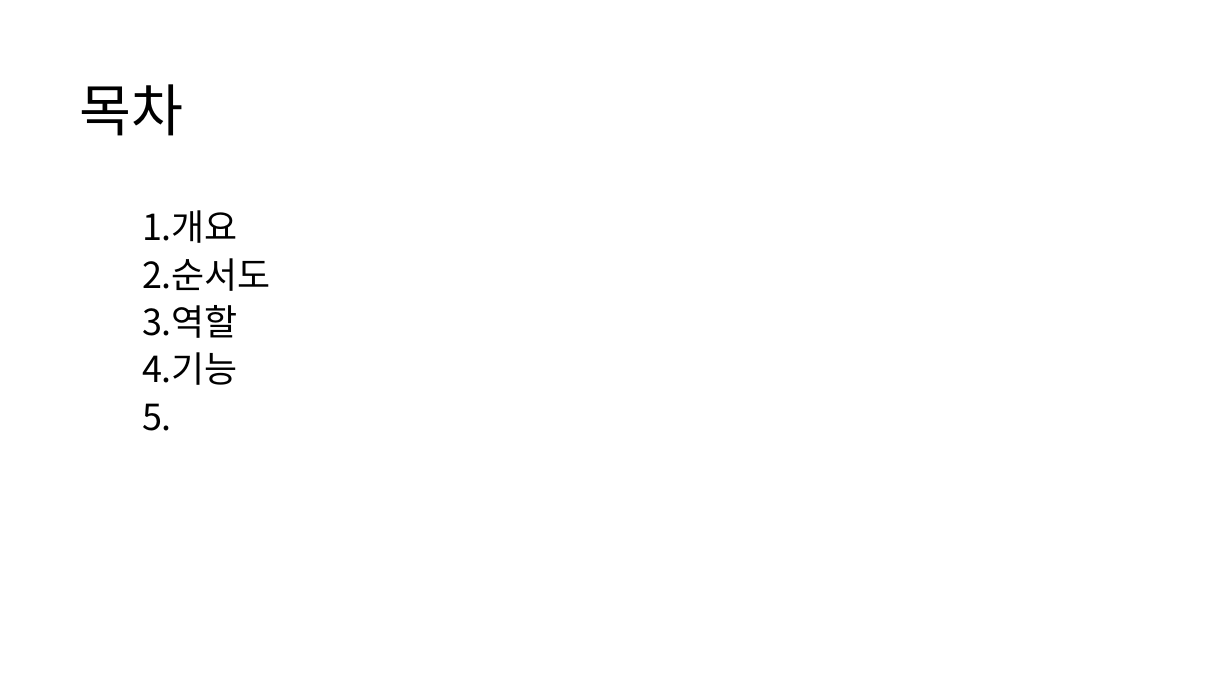
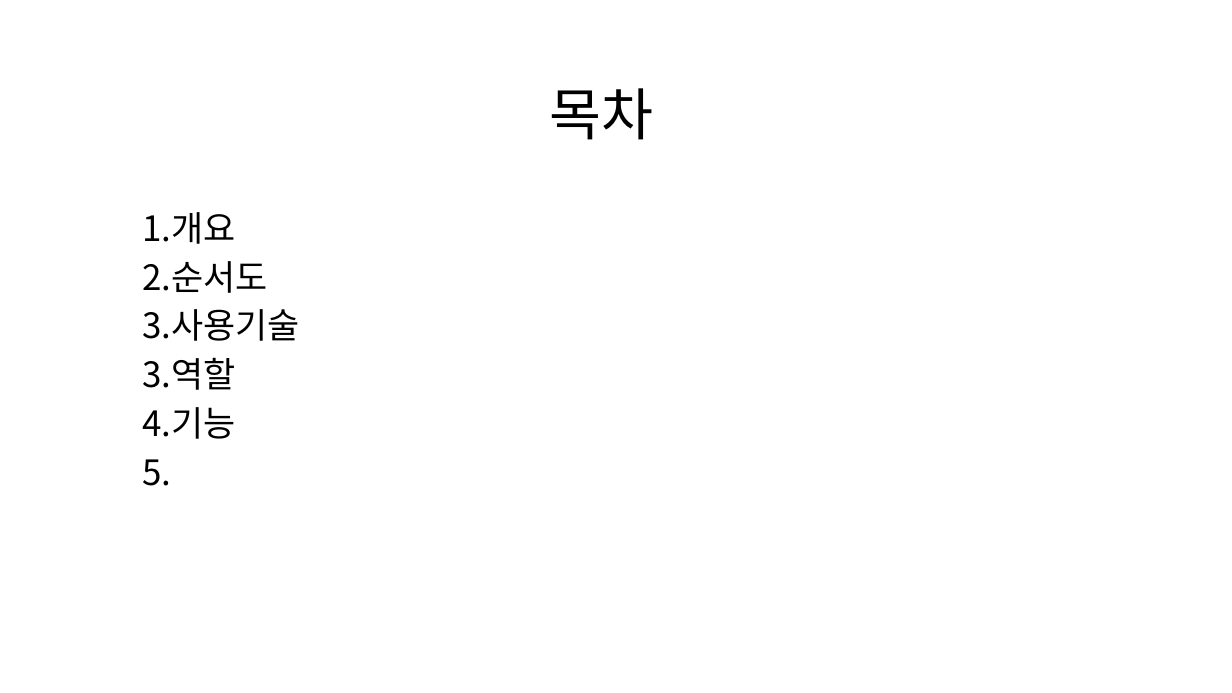
Before and after one commit to ian1321/SwingProject, a slide deck: slide 2 of 배달 주문 시스템.pptx. Drawn at 1232x693 pixels with LibreOffice and Linux fonts; fonts in the diff are those of the drawing. Boxes give left, top, right and bottom in pixels: in the first picture for what was removed or moved away, otherwise in the second. Text is boxed around its words. In the diff, an @@ line names an element or a change of style, - is before the commit and + after.

```diff
--- a/배달 주문 시스템.pptx
+++ b/배달 주문 시스템.pptx
@@ title "목차" at (x1=550, y1=88, x2=654, y2=140): alignment left to centre; line spacing 0.9 to 1 @@
@@ text at (x1=142, y1=212, x2=267, y2=486): size 28 to 27.2 pt in "1.개요", "2.순서도", "3.역할", "4.기능" and 1 more places; line spacing 0.8 to 1; less space between paragraphs @@
@@ text at (x1=142, y1=309, x2=300, y2=341): paragraph added @@
+3.사용기술
```
Also in this commit, not shown: 5 other slides changed, 2 slides added, 1 slide removed.
